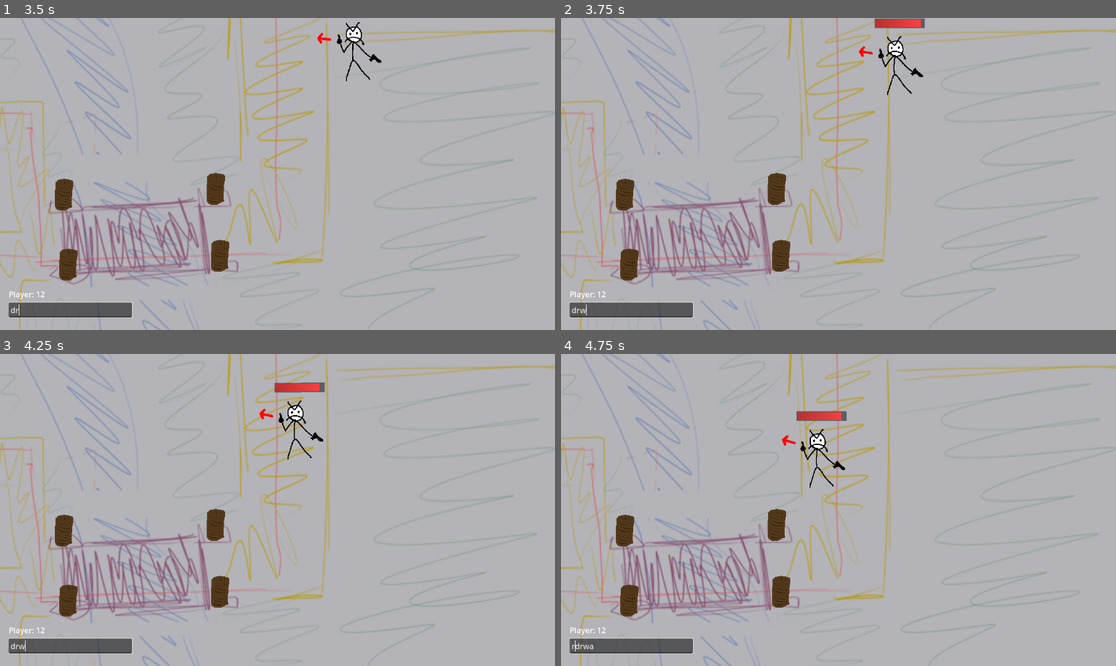
Above: before the commit, frames 1-4 (two rows, left to right).
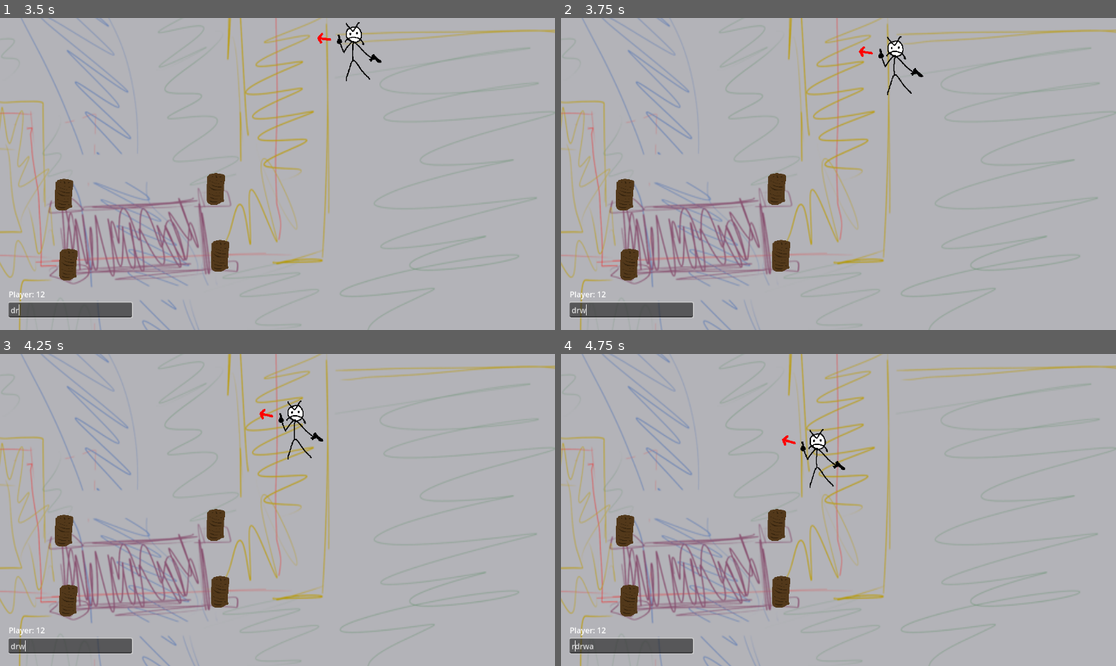
Above: after the commit, the same moments.

Repository: ndvrxd/cultism
Game: Godot game, scene res://scenes/world.tscn
Same seed, same stepped clock (60 frames per second), same inputs: the game is played once before the commit and once after it. This scene is started directly instead of the project's main scene.
Inputs (mouse positions are in pixels of both pictures, inside the frame that each line leads up to):
- Up to frame 1 (3.5 s): click (72, 311) at 0.52 s; type "12" at 0.6 s; tap Enter (Chat) at 1.25, 2.75 s; move the mouse to (399, 158) at 1.27 s; hold D (right) 1.28-2.03 s; click (399, 158) at 1.35 s; right-click (399, 158) at 1.55 s; tap Space at 2 s; move the mouse to (166, 189) at 2.02 s; hold S (down) 2.03-2.78 s; right-click (166, 189) at 2.1 s; tap R (SpecialAbility, bound only after the commit) at 2.3, 2.85 s; move the mouse to (333, 105) at 2.77 s; hold D (right) from 2.78 s (still down); click (333, 105) at 3.05 s
- Up to frame 2 (3.75 s): move the mouse to (810, 236) at 3.52 s; release D (right) at 3.53 s; hold W (up) from 3.53 s (still down); tap Down (CameraTiltDown) at 3.6 s
- Up to frame 3 (4.25 s): keep holding W (up); right-click (249, 572) at 3.8 s
- Up to frame 4 (4.75 s): move the mouse to (1005, 556) at 4.27 s; release W (up) at 4.28 s; hold A (left) from 4.28 s (still down); hold Up (CameraTiltUp) from 4.28 s (still down); tap R (SpecialAbility, bound only after the commit) at 4.55 s

Frame 1 is identical in both runs. In frame 2, 0.3% of the frame differs, in the area x 56-66%, y 0-4%; in frame 3, 0.3%, in the area x 49-59%, y 9-13%; in frame 4, 0.3%.

Commit message:
ATTACKING AND DAMAGE

Diff:
--- a/cult-game-version-0.1/NetManager.gd
+++ b/cult-game-version-0.1/NetManager.gd
@@ -167,4 +167,4 @@
 	# make sure all clients are in agreement over who controls what
 	var node:Node
 	node = get_tree().get_node(nodepath)
-	node.set_multiplayer_authority(cid, false);
+	node.set_multiplayer_authority(cid, recursive);
--- /dev/null
+++ b/cult-game-version-0.1/objects/vfx/sword_hit.tscn
@@ -0,0 +1,41 @@
+[gd_scene load_steps=6 format=3 uid="uid://c1luyms3v2wv5"]
+
+[ext_resource type="Texture2D" uid="uid://c3l4kkjo4q83i" path="res://art/particle/sparkle haha.png" id="1_l3cy8"]
+
+[sub_resource type="Curve" id="Curve_36aen"]
+_data = [Vector2(0, 0), 0.0, 0.0, 0, 0, Vector2(1, 1), 0.0, 0.0, 0, 0]
+point_count = 2
+
+[sub_resource type="Curve" id="Curve_i5xg3"]
+_data = [Vector2(0, 0.384615), 0.0, 0.785714, 0, 0, Vector2(1, 0), 0.0, 0.0, 0, 0]
+point_count = 2
+
+[sub_resource type="CurveXYZTexture" id="CurveXYZTexture_50y75"]
+curve_x = SubResource("Curve_36aen")
+curve_y = SubResource("Curve_i5xg3")
+
+[sub_resource type="ParticleProcessMaterial" id="ParticleProcessMaterial_dnpfs"]
+particle_flag_disable_z = true
+angle_min = -30.0
+angle_max = 30.0
+gravity = Vector3(0, 98, 0)
+scale_min = 2.5
+scale_max = 2.5
+scale_curve = SubResource("CurveXYZTexture_50y75")
+
+[node name="SwordHit" type="GPUParticles2D" groups=["upright_sprite"]]
+z_index = 1
+emitting = false
+amount = 1
+process_material = SubResource("ParticleProcessMaterial_dnpfs")
+texture = ExtResource("1_l3cy8")
+lifetime = 0.17
+one_shot = true
+local_coords = true
+
+[node name="particle kill timer" type="Timer" parent="."]
+wait_time = 0.2
+one_shot = true
+autostart = true
+
+[connection signal="timeout" from="particle kill timer" to="." method="queue_free"]
--- a/cult-game-version-0.1/project.godot
+++ b/cult-game-version-0.1/project.godot
@@ -66,6 +66,43 @@
 "events": [Object(InputEventKey,"resource_local_to_scene":false,"resource_name":"","device":-1,"window_id":0,"alt_press …(195 unchanged characters)…
 ]
 }
+PrimaryAttack={
+"deadzone": 0.5,
+"events": [Object(InputEventMouseButton,"resource_local_to_scene":false,"resource_name":"","device":-1,"window_id":0,"alt_pressed":false,"shift_pressed":false,"ctrl_pressed":false,"meta_pressed":false,"button_mask":0,"position":Vector2(0, 0),"global_position":Vector2(0, 0),"factor":1.0,"button_index":1,"canceled":false,"pressed":false,"double_click":false,"script":null)
+, Object(InputEventKey,"resource_local_to_scene":false,"resource_name":"","device":-1,"window_id":0,"alt_pressed":false,"shift_pressed":false,"ctrl_pressed":false,"meta_pressed":false,"pressed":false,"keycode":0,"physical_keycode":46,"key_label":0,"unicode":46,"location":0,"echo":false,"script":null)
+]
+}
+SecondaryAttack={
+"deadzone": 0.5,
+"events": [Object(InputEventMouseButton,"resource_local_to_scene":false,"resource_name":"","device":-1,"window_id":0,"alt_pressed":false,"shift_pressed":false,"ctrl_pressed":false,"meta_pressed":false,"button_mask":0,"position":Vector2(0, 0),"global_position":Vector2(0, 0),"factor":1.0,"button_index":2,"canceled":false,"pressed":false,"double_click":false,"script":null)
+, Object(InputEventKey,"resource_local_to_scene":false,"resource_name":"","device":-1,"window_id":0,"alt_pressed":false,"shift_pressed":false,"ctrl_pressed":false,"meta_pressed":false,"pressed":false,"keycode":0,"physical_keycode":46,"key_label":0,"unicode":46,"location":0,"echo":false,"script":null)
+]
+}
+SpecialAbility={
+"deadzone": 0.5,
+"events": [Object(InputEventKey,"resource_local_to_scene":false,"resource_name":"","device":-1,"window_id":0,"alt_pressed":false,"shift_pressed":false,"ctrl_pressed":false,"meta_pressed":false,"pressed":false,"keycode":0,"physical_keycode":82,"key_label":0,"unicode":114,"location":0,"echo":false,"script":null)
+]
+}
+LookLeft={
+"deadzone": 0.5,
+"events": [Object(InputEventKey,"resource_local_to_scene":false,"resource_name":"","device":-1,"window_id":0,"alt_pressed":false,"shift_pressed":false,"ctrl_pressed":false,"meta_pressed":false,"pressed":false,"keycode":0,"physical_keycode":4194319,"key_label":0,"unicode":0,"location":0,"echo":false,"script":null)
+]
+}
+LookRight={
+"deadzone": 0.5,
+"events": [Object(InputEventKey,"resource_local_to_scene":false,"resource_name":"","device":-1,"window_id":0,"alt_pressed":false,"shift_pressed":false,"ctrl_pressed":false,"meta_pressed":false,"pressed":false,"keycode":0,"physical_keycode":4194321,"key_label":0,"unicode":0,"location":0,"echo":false,"script":null)
+]
+}
+LookUp={
+"deadzone": 0.5,
+"events": [Object(InputEventKey,"resource_local_to_scene":false,"resource_name":"","device":-1,"window_id":0,"alt_pressed":false,"shift_pressed":false,"ctrl_pressed":false,"meta_pressed":false,"pressed":false,"keycode":0,"physical_keycode":4194320,"key_label":0,"unicode":0,"location":0,"echo":false,"script":null)
+]
+}
+LookDown={
+"deadzone": 0.5,
+"events": [Object(InputEventKey,"resource_local_to_scene":false,"resource_name":"","device":-1,"window_id":0,"alt_pressed":false,"shift_pressed":false,"ctrl_pressed":false,"meta_pressed":false,"pressed":false,"keycode":0,"physical_keycode":4194322,"key_label":0,"unicode":0,"location":0,"echo":false,"script":null)
+]
+}
 
 [rendering]
 
--- a/cult-game-version-0.1/scripts/camera_tilt_test.gd
+++ b/cult-game-version-0.1/scripts/camera_tilt_test.gd
@@ -1,7 +1,7 @@
 extends Camera2D
 
 @export var rate:float = 0.5
-const refreshRate:float = 2
+const refreshRate:float = 0.3
 var refreshTimer:float = refreshRate - 0.1
 var sprites;
 var tilting:bool=false;
@@ -31,3 +31,5 @@
 		sprites = get_tree().get_nodes_in_group("upright_sprite")
 		for s:Node2D in sprites:
 			s.scale.y = 1 / zoom.y;
+		#refreshTimer=0 #apparently the refresh timer hasn't been resetting.
+		# if it's been working fine the whole time, then... well. i'm not worried
--- a/cult-game-version-0.1/scripts/enemy.gd
+++ b/cult-game-version-0.1/scripts/enemy.gd
@@ -1,16 +1,6 @@
 extends Entity
-
-var takeDamageIn = 1
 
 #any special functionality for the enemy can be overridden here
 func _ready():
 	super._ready();
 	stat_speed = Stat.fromBase(200);
-
-func _physics_process(delta:float):
-	super._physics_process(delta)
-	if !multiplayer.is_server(): return
-	takeDamageIn -= delta
-	if takeDamageIn < 0:
-		changeHealth.rpc(health, -3)
-		takeDamageIn = 1
--- a/cult-game-version-0.1/scripts/generic/Entity.gd
+++ b/cult-game-version-0.1/scripts/generic/Entity.gd
@@ -7,7 +7,7 @@
 signal damage_taken(amount:float, from:Entity)
 signal damage_dealt(amount:float, to:Entity)
 signal healed(amount:float, by:Entity)
-signal hit_landed(at:Vector2)
+signal hit_landed(at:Vector2, normal:Vector2)
 signal killed(by:Entity)
 
 @export var entityName:String = "Entity";
@@ -115,15 +115,23 @@
 
 # networked callbacks for use by controller and items
 @rpc("any_peer", "call_local", "reliable")
-func primaryFire(_target:Vector2) -> void:
-	pass
-
-@rpc("any_peer", "call_local", "reliable")
-func secondaryFire(_target:Vector2) -> void:
-	pass
-
-@rpc("any_peer", "call_local", "reliable")
-func activeAbility(_target:Vector2) -> void:
+func primaryFire(target:Vector2) -> void:
+	pass
+
+@rpc("any_peer", "call_local", "reliable")
+func secondaryFire(target:Vector2) -> void:
+	pass
+
+@rpc("any_peer", "call_local", "reliable")
+func primaryFireReleased(target:Vector2) -> void:
+	pass
+
+@rpc("any_peer", "call_local", "reliable")
+func secondaryFireReleased(target:Vector2) -> void:
+	pass
+
+@rpc("any_peer", "call_local", "reliable")
+func activeAbility(target:Vector2) -> void:
 	pass
 
 @rpc("any_peer", "call_local", "reliable")
@@ -148,11 +156,12 @@
 			# any_peer is, after all, callable by *any peer*
 
 @rpc("any_peer", "call_local", "reliable")
-func changeHealth(current:float, by:float, inflictor:Entity=null) -> void:
+func changeHealth(current:float, by:float, inflictor_path:String="") -> void:
 	# current health needs to be passed in to sync health between clients!
 	health = current;
 	health += by;
 	healthBarTimer = 2;
+	var inflictor = get_node(inflictor_path)
 	if sign(by) == -1:
 		damage_taken.emit(-by, inflictor)
 		if inflictor != null:
@@ -165,15 +174,15 @@
 		# it'll pass in their current health with a delta of 0.
 		# this ensures every entity has the correct amount of health on all clients,
 		# from the very beginning of the game, or dropping in midway through.
-		# no healthbar timer needs to be shown for this
+		# no healthbar needs to be shown for this
 		healthBarTimer = 0
 	if health <= 0:
 		health = 0
-		die(inflictor) # needs to be called on the clientside, since we're already in an RPC
-
-@rpc("any_peer", "call_local", "reliable")
-func die(killedBy:Entity=null) -> void:
-	killed.emit(killedBy)
+		die(inflictor_path) # needs to be called on the clientside, since we're already in an RPC
+
+@rpc("any_peer", "call_local", "reliable")
+func die(killedBy_path:String="") -> void:
+	killed.emit(get_node(killedBy_path))
 	queue_free() # ideally, play some effects on death
 
 @rpc("any_peer", "call_remote", "unreliable_ordered")
@@ -181,3 +190,55 @@
 	global_position = pos;
 	moveIntent = intent.normalized();
 	lookDirection = lookDir.normalized();
+
+@rpc("any_peer", "call_local", "reliable")
+func triggerHitEffectsRpc(at:Vector2, normal:Vector2=Vector2.ZERO) -> void:
+	hit_landed.emit(at, normal)
+
+func lineCastFromShoulder(direction:Vector2, range:float, triggerHitEffects=true) -> Dictionary:
+	# hitscan. turns out shape/linecast in godot is tedious as fuck,
+	# so i'm making a nice clean method for it instead.
+	# returns the Entity hit, if any, the position hit, if any,
+	# and the normal of the surface hit, if any.
+	var endpoint:Vector2 = shoulderPoint.global_position + direction.normalized() * range
+	var hit = get_world_2d().direct_space_state.intersect_ray(
+		PhysicsRayQueryParameters2D.create(
+			shoulderPoint.global_position,
+			endpoint
+			# TODO: set collision flags here
+		)
+	)
+	if hit.is_empty():
+		return {
+			"entity": null,
+			"pos": endpoint,
+			"normal": Vector2.ZERO
+		} #all this may not be necessary
+	if triggerHitEffects:
+		triggerHitEffectsRpc.rpc(hit["position"], hit["normal"])
+	return {
+		"entity": hit["collider"] as Entity,
+		"pos": hit["position"],
+		"normal": hit["normal"]
+	}
+
+func shapeCastFromShoulder(motion:Vector2, shape:Shape2D=null, triggerHitEffects=true) -> Array[Entity]:
+	# see above. why do i have to do this
+	var params:PhysicsShapeQueryParameters2D = PhysicsShapeQueryParameters2D.new()
+	var fuck:Transform2D = Transform2D(Vector2.RIGHT, Vector2.DOWN, shoulderPoint.global_position)
+	if shape == null:
+		shape = CircleShape2D.new();
+		shape.radius = 50
+	params.shape = shape
+	params.transform = fuck
+	params.motion = motion
+	var hits = get_world_2d().direct_space_state.intersect_shape(params)
+	var result:Array[Entity] = []
+	for i in hits:
+		if i["collider"] is Entity:
+			var e:Entity = i["collider"] as Entity
+			if not self == e:
+				if triggerHitEffects:
+					triggerHitEffectsRpc.rpc(e.shoulderPoint.global_position)
+				result.append(e)
+	return result;
--- a/cult-game-version-0.1/scripts/player.gd
+++ b/cult-game-version-0.1/scripts/player.gd
@@ -1,3 +1,28 @@
 extends Entity
 
-#anything special to the player can be overridden here
+var swordShape:CircleShape2D = CircleShape2D.new()
+var swordRange = 100
+var swordDamage = 34
+
+var swordHitFx:PackedScene = preload("res://objects/vfx/sword_hit.tscn")
+
+func _ready():
+	super._ready()
+	swordShape.radius = 50;
+	hit_landed.connect(onHit)
+
+@rpc("any_peer", "call_local", "reliable")
+func primaryFire(target:Vector2) -> void:
+	super.primaryFire(target)
+	if multiplayer.get_remote_sender_id() != multiplayer.get_unique_id(): return
+	# everything beyond this point happens clientside
+	var ents = shapeCastFromShoulder(lookDirection*swordRange, swordShape)
+	for e:Entity in ents:
+		if team != e.team:
+			e.changeHealth.rpc(e.health, -swordDamage, get_path())
+
+func onHit(pos:Vector2, normal:Vector2):
+	var temp = swordHitFx.instantiate()
+	temp.emitting = true
+	temp.global_position = pos
+	get_parent().add_child(temp)
--- a/cult-game-version-0.1/scripts/player_controls.gd
+++ b/cult-game-version-0.1/scripts/player_controls.gd
@@ -7,3 +7,11 @@
 	ent.moveIntent = direction
 
 	ent.lookDirection = ent.shoulderPoint.global_position.direction_to(get_global_mouse_position())
+
+func _process(_delta):
+	if Input.is_action_just_pressed("PrimaryAttack"):
+		ent.primaryFire.rpc(get_global_mouse_position())
+	if Input.is_action_just_pressed("SecondaryAttack"):
+		ent.secondaryFire.rpc(get_global_mouse_position())
+	if Input.is_action_just_pressed("SpecialAbility"):
+		ent.activeAbility.rpc(get_global_mouse_position())
